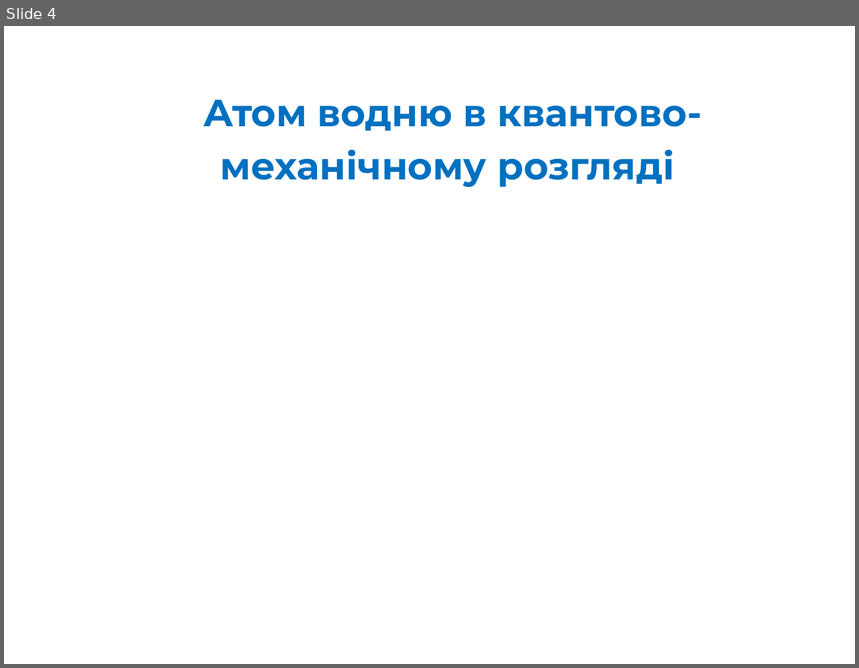
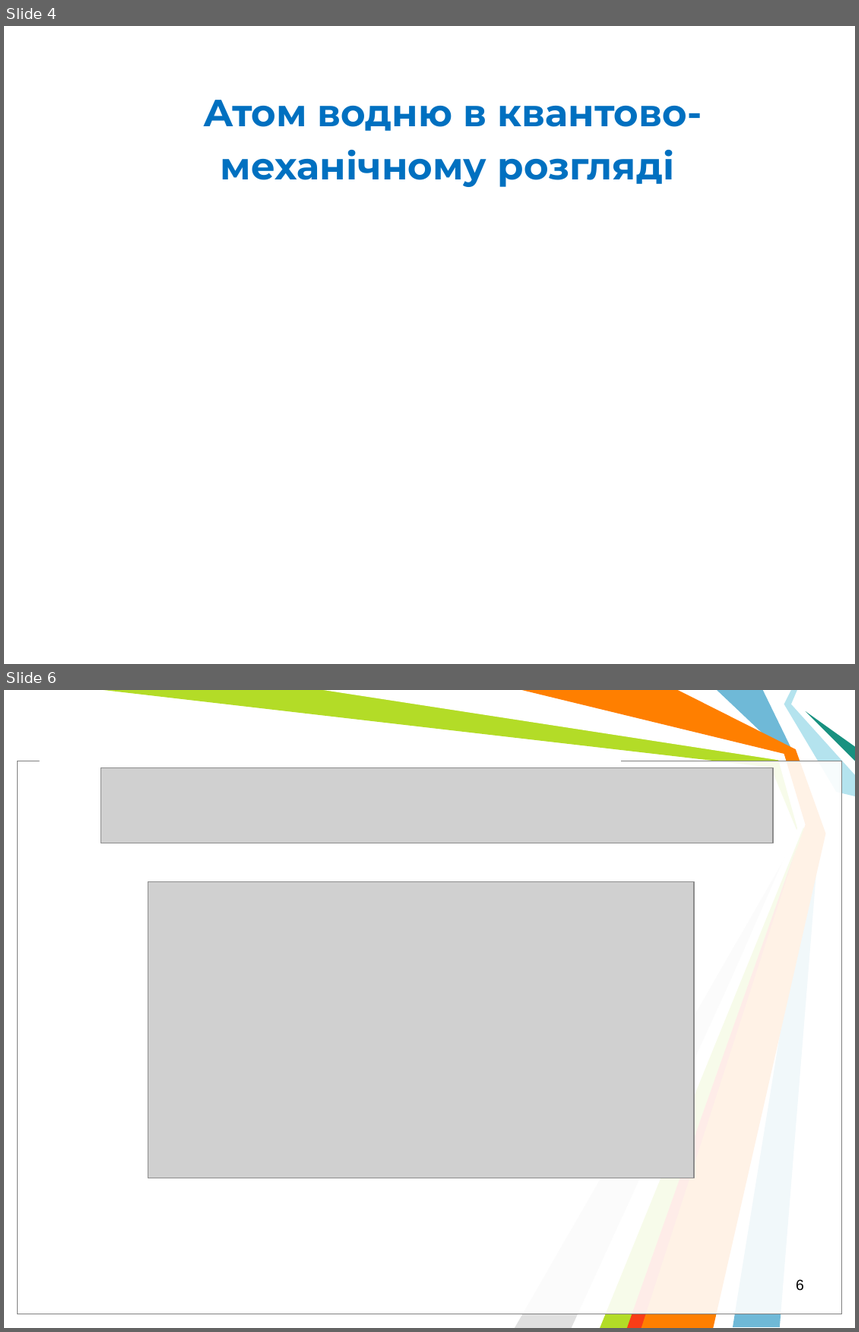
Before and after one commit to l432/NMK, a slide deck: Lecture/Chem/Lessons12/Less00_12sN.ppt. Shown one above the other, each under a label of ours: slide 4 before the commit, slides 4 and 6 after it; the slides between them are not shown. The pictures are 859x668 and 859x1332 pixels, drawn with LibreOffice and Linux fonts; fonts in the diff are those of the drawing; grey boxes stand for pictures; background and template pictures are left out. Boxes give left, top, right and bottom in pixels: in the first picture for what was removed or moved away, otherwise in the second. Text is boxed around its words. In the diff, an @@ line names an element or a change of style, - is before the commit and + after.

```diff
--- a/Lecture/Chem/Lessons12/Less00_12sN.ppt
+++ b/Lecture/Chem/Lessons12/Less00_12sN.ppt
@@ slide 6 added at bbox=[4, 690, 855, 1328], background #FFFFFF @@
@@ freeform shape added at bbox=[104, 690, 806, 1328], fill #B3DC27 @@
@@ freeform shape added at bbox=[323, 690, 805, 1328], fill #FFFFFF @@
@@ freeform shape added at bbox=[522, 690, 826, 1328], fill #FF7F00 @@
@@ freeform shape added at bbox=[718, 690, 820, 1328], fill #6FB9D7 @@
@@ freeform shape added at bbox=[785, 690, 855, 796], fill #B4E3EE @@
@@ freeform shape added at bbox=[806, 711, 855, 761], fill #189180 @@
@@ rectangle added at bbox=[40, 753, 621, 768], fill #FFFFFF @@
@@ rectangle added at bbox=[18, 761, 842, 1315], fill #FFFFFF at 69% opacity, outline #000000 0.74 pt @@
@@ rectangle added at bbox=[18, 761, 842, 1315], fill #FFFFFF at 69% opacity, outline #808080 0.74 pt @@
@@ picture added at bbox=[101, 768, 773, 844] @@
@@ freeform shape added at bbox=[515, 844, 793, 1328], fill #E0E0E0 @@
@@ freeform shape added at bbox=[627, 846, 797, 1328], fill #F93D17 @@
@@ picture added at bbox=[148, 882, 693, 1179] @@
@@ page number added at bbox=[796, 1280, 804, 1291], 12.5 pt, text #000000 @@
+6
```
Also in this commit, not shown: 11 other slides added, 5 slides removed, 4 other files.
